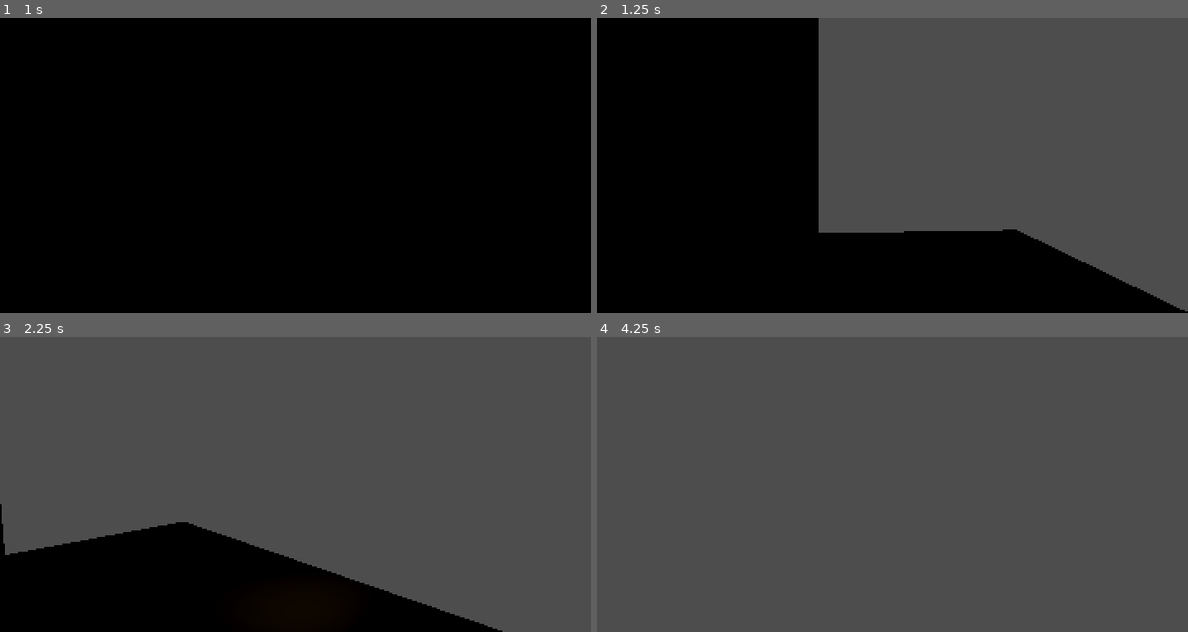
Above: before the commit, frames 1-4 (two rows, left to right).
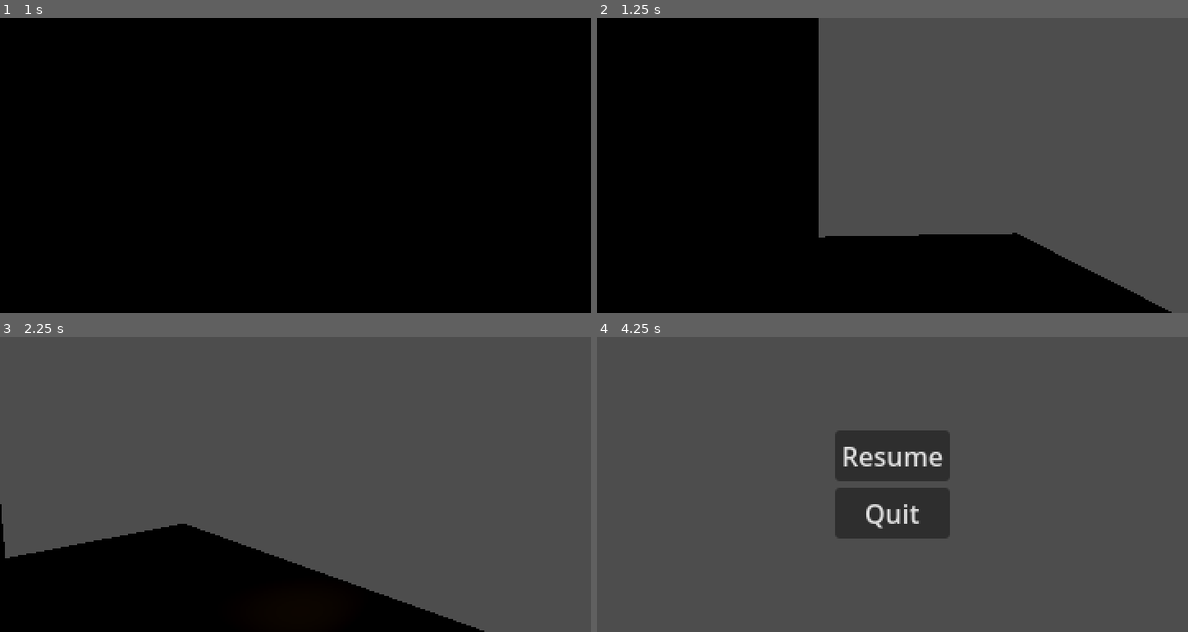
Above: after the commit, the same moments.

Repository: colinhoar/GameJam
Game: Godot game, scene res://house_interior.tscn
Two runs of this game, one before a commit and one after it. Both use one fixed random seed, a clock stepped at 60 frames per second and the inputs below. This scene is started directly instead of the project's main scene.
Inputs (mouse positions are in pixels of both pictures, inside the frame that each line leads up to):
- Up to frame 1 (1 s): tap Enter (ui_accept) at 0.5, 0.77 s; move the mouse to (425, 150) at 0.52 s; hold D (right) from 0.53 s (still down); tap E (door) at 0.6 s; click (425, 150) at 0.67 s
- Up to frame 2 (1.25 s): keep holding D (right)
- Up to frame 3 (2.25 s): move the mouse to (265, 484) at 1.27 s; release D (right) at 1.28 s; hold W (forward) from 1.28 s (still down); tap E (door) at 1.35 s; tap Enter (ui_accept) at 1.52, 2 s; move the mouse to (307, 478) at 2.02 s; tap F (flashlight) at 2.1 s
- Up to frame 4 (4.25 s): keep holding W (forward); tap E (door) at 2.3, 2.85, 3.6 s; move the mouse to (886, 490) at 2.77 s; tap Enter (ui_accept) at 3.02, 3.77 s; move the mouse to (933, 487) at 3.52 s; tap Escape (pause) at 4.15 s

Frame 1 is identical in both runs. In frame 2, 0.9% of the frame differs, in the area x 37-100%, y 71-100%; in frame 3, 1.0%; in frame 4, 6.5%, in the area x 40-60%, y 31-69%.

Commit message:
View bobbing and pause menu inside

Diff:
--- a/Player.gd
+++ b/Player.gd
@@ -8,6 +8,7 @@
 var gravity = ProjectSettings.get_setting("physics/3d/default_gravity")
 @onready var neck := $Neck
 @onready var camera := $Neck/Camera3D
+@onready var anim_play = $Neck/Camera3D/AnimationPlayer
 
 func _unhandled_input(event: InputEvent) -> void:
 	if event is InputEventMouseButton:
@@ -36,6 +37,7 @@
 	if direction:
 		velocity.x = direction.x * SPEED
 		velocity.z = direction.z * SPEED
+		anim_play.play("Head Bob")
 	else:
 		velocity.x = move_toward(velocity.x, 0, SPEED)
 		velocity.z = move_toward(velocity.z, 0, SPEED)
--- a/PlayerInterior.gd
+++ b/PlayerInterior.gd
@@ -8,6 +8,7 @@
 var gravity = ProjectSettings.get_setting("physics/3d/default_gravity")
 @onready var neck := $Neck
 @onready var camera := $Neck/Camera3D
+@onready var anim_play = $Neck/Camera3D/AnimationPlayer
 
 func _unhandled_input(event: InputEvent) -> void:
 	if event is InputEventMouseButton:
@@ -36,6 +37,7 @@
 	if direction:
 		velocity.x = direction.x * SPEED
 		velocity.z = direction.z * SPEED
+		anim_play.play("Head Bob House")
 	else:
 		velocity.x = move_toward(velocity.x, 0, SPEED)
 		velocity.z = move_toward(velocity.z, 0, SPEED)
--- a/house_interior.tscn
+++ b/house_interior.tscn
@@ -1,10 +1,12 @@
-[gd_scene load_steps=11 format=3 uid="uid://cs6i55vbh173y"]
+[gd_scene load_steps=16 format=3 uid="uid://cs6i55vbh173y"]
 
+[ext_resource type="Script" path="res://house_main.gd" id="1_8ty32"]
 [ext_resource type="PackedScene" uid="uid://dym4fbl7pwanb" path="res://House_Interior.glb" id="1_cb74g"]
 [ext_resource type="Script" path="res://PlayerInterior.gd" id="2_rvvo5"]
 [ext_resource type="Script" path="res://Flashlight.gd" id="3_jxxxv"]
 [ext_resource type="Script" path="res://HousetoExterior.gd" id="4_ldtqx"]
 [ext_resource type="FontFile" uid="uid://cewlryq5xpwj1" path="res://lunchds.ttf" id="5_7t2vp"]
+[ext_resource type="PackedScene" uid="uid://d2w0sm11l2vtd" path="res://pause_menu.tscn" id="6_hlw7o"]
 
 [sub_resource type="PlaneMesh" id="PlaneMesh_ad38p"]
 size = Vector2(20, 20)
@@ -13,15 +15,54 @@
 data = PackedVector3Array(10, 0, 10, -10, 0, 10, 10, 0, -10, -10, 0, 10, -10, 0, -10, 10, 0, -10)
 
 [sub_resource type="CapsuleMesh" id="CapsuleMesh_ea5ds"]
+height = 2.3
 
 [sub_resource type="ConvexPolygonShape3D" id="ConvexPolygonShape3D_6rlrf"]
 points = PackedVector3Array(-0.125207, -0.532801, -0.480507, 0.0227831, 0.47607, 0.498884, 0.169713, 0.559144, 0.464172 …(924 unchanged characters)…
+
+[sub_resource type="Animation" id="Animation_qoyx1"]
+resource_name = "Head Bob House"
+length = 0.5
+tracks/0/type = "value"
+tracks/0/imported = false
+tracks/0/enabled = true
+tracks/0/path = NodePath(".:position")
+tracks/0/interp = 1
+tracks/0/loop_wrap = true
+tracks/0/keys = {
+"times": PackedFloat32Array(0, 0.3, 0.5),
+"transitions": PackedFloat32Array(1, 1, 1),
+"update": 0,
+"values": [Vector3(0, 0, 0), Vector3(0, 0.25, 0), Vector3(0, 0, 0)]
+}
+
+[sub_resource type="Animation" id="Animation_rciei"]
+length = 0.001
+tracks/0/type = "value"
+tracks/0/imported = false
+tracks/0/enabled = true
+tracks/0/path = NodePath(".:position")
+tracks/0/interp = 1
+tracks/0/loop_wrap = true
+tracks/0/keys = {
+"times": PackedFloat32Array(0),
+"transitions": PackedFloat32Array(1),
+"update": 0,
+"values": [Vector3(0, 0, 0)]
+}
+
+[sub_resource type="AnimationLibrary" id="AnimationLibrary_cl1vj"]
+_data = {
+"Head Bob House": SubResource("Animation_qoyx1"),
+"RESET": SubResource("Animation_rciei")
+}
 
 [sub_resource type="BoxShape3D" id="BoxShape3D_qm2nh"]
 size = Vector3(3, 2, 2)
 
 [node name="Node3D" type="Node3D"]
 transform = Transform3D(1, 0, 0, 0, 1, 0, 0, 0, 1, 0.0274796, -0.0613532, 11.6577)
+script = ExtResource("1_8ty32")
 
 [node name="House_Interior" parent="." instance=ExtResource("1_cb74g")]
 transform = Transform3D(1, 0, 0, 0, 1, 0, 0, 0, 1, 0.104291, -1.06616, 0.877074)
@@ -59,6 +100,11 @@
 spot_angle = 35.91
 script = ExtResource("3_jxxxv")
 
+[node name="AnimationPlayer" type="AnimationPlayer" parent="Player/Neck/Camera3D"]
+libraries = {
+"": SubResource("AnimationLibrary_cl1vj")
+}
+
 [node name="HousetoExterior" type="Area3D" parent="."]
 script = ExtResource("4_ldtqx")
 
@@ -87,5 +133,8 @@
 [node name="HouseInsideMarker" type="Marker3D" parent="."]
 transform = Transform3D(1, 0, 0, 0, 1, 0, 0, 0, 1, 3.9688, -0.740818, -12.3687)
 
+[node name="PauseMenu" parent="." instance=ExtResource("6_hlw7o")]
+visible = false
+
 [connection signal="body_entered" from="HousetoExterior" to="HousetoExterior" method="_on_body_entered"]
 [connection signal="body_exited" from="HousetoExterior" to="HousetoExterior" method="_on_body_exited"]
--- /dev/null
+++ b/house_main.gd
@@ -0,0 +1,18 @@
+extends Node3D
+
+@onready var pause_menu = $PauseMenu
+var paused = false
+
+func _process(delta: float) -> void:
+	if Input.is_action_just_pressed("pause"):
+		pauseMenu()
+
+func pauseMenu():
+	if paused:
+		pause_menu.hide()
+		Engine.time_scale = 1
+	else:
+		pause_menu.show()
+		Engine.time_scale = 0
+
+	paused = !paused
--- a/node_3d.tscn
+++ b/node_3d.tscn
@@ -73,9 +73,47 @@
 curve = SubResource("Curve_4l8rj")
 
 [sub_resource type="CapsuleMesh" id="CapsuleMesh_v8c8o"]
+height = 2.3
 
 [sub_resource type="ConvexPolygonShape3D" id="ConvexPolygonShape3D_566re"]
 points = PackedVector3Array(-0.125207, -0.532801, -0.480507, 0.0227831, 0.47607, 0.498884, 0.169713, 0.559144, 0.464172 …(924 unchanged characters)…
+
+[sub_resource type="Animation" id="Animation_hd51t"]
+resource_name = "Head Bob"
+length = 0.5
+tracks/0/type = "value"
+tracks/0/imported = false
+tracks/0/enabled = true
+tracks/0/path = NodePath(".:position")
+tracks/0/interp = 1
+tracks/0/loop_wrap = true
+tracks/0/keys = {
+"times": PackedFloat32Array(0, 0.3, 0.5),
+"transitions": PackedFloat32Array(1, 1, 1),
+"update": 0,
+"values": [Vector3(0, 0, 0), Vector3(0, 0.25, 0), Vector3(0, 0, 0)]
+}
+
+[sub_resource type="Animation" id="Animation_npv8d"]
+length = 0.001
+tracks/0/type = "value"
+tracks/0/imported = false
+tracks/0/enabled = true
+tracks/0/path = NodePath(".:position")
+tracks/0/interp = 1
+tracks/0/loop_wrap = true
+tracks/0/keys = {
+"times": PackedFloat32Array(0),
+"transitions": PackedFloat32Array(1),
+"update": 0,
+"values": [Vector3(0, 0, 0)]
+}
+
+[sub_resource type="AnimationLibrary" id="AnimationLibrary_umafi"]
+_data = {
+"Head Bob": SubResource("Animation_hd51t"),
+"RESET": SubResource("Animation_npv8d")
+}
 
 [sub_resource type="BoxShape3D" id="BoxShape3D_pf3bj"]
 
@@ -134,6 +172,11 @@
 spot_attenuation = 0.965936
 spot_angle = 35.91
 script = ExtResource("5_2qa2k")
+
+[node name="AnimationPlayer" type="AnimationPlayer" parent="Player/Neck/Camera3D"]
+libraries = {
+"": SubResource("AnimationLibrary_umafi")
+}
 
 [node name="Trees" type="GridMap" parent="."]
 mesh_library = ExtResource("4_6vo6l")
Not shown: 1 places in node_3d.tscn that only renumber resources
